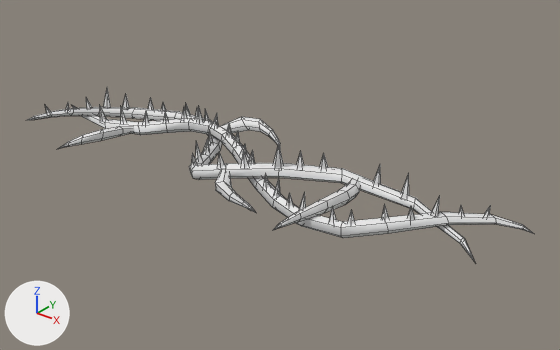
Two versions of the FBX model GGJ2023/Assets/Models/World/Pinchos.fbx, one commit apart.
The view is the same before and after, from a 50 mm lens placed at (2.34, -2.76, 1.84), pointed at (-0.03, 0.2, 0.0). Every picture has the same lights, and +X, +Y and +Z are marked at lower left. Mesh edges are drawn as thin lines. Where no turn or scale is listed for an object, it has been applied to the vertices.

In view in the first picture: 'Pinchos', 'RaicesPinchos'.
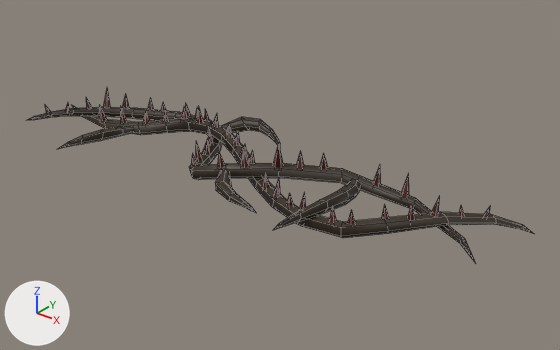
Where the change shows, as pixel boxes (x1, y1, x2, y2) in the pictures (560 x 350 px):
```json
{"object": "RaicesPinchos", "change": "recoloured", "before": [28, 106, 534, 258], "after": [28, 106, 534, 258]}
{"object": "Pinchos", "change": "recoloured", "before": [45, 87, 491, 224], "after": [45, 87, 491, 224]}
```

Scene script edits in JSON lines:
```json
{"op": "add", "block": "mat_pinchos", "code": ["mat_pinchos = principled_material('Pinchos')", "mat_pinchos.base_color = (0.0637, 0.00388, 0.0)  # dark red #470d00"]}
{"op": "add", "block": "mat_raiz_pinchos", "code": ["mat_raiz_pinchos = principled_material('Raiz_Pinchos')", "mat_raiz_pinchos.base_color = (0.0331, 0.0201, 0.00936)  # brown #332718"]}
{"block": "me_beziercurve_001", "where": "me_beziercurve_001.from_pydata(...)  # 356 vertices, 360 faces; spans x -1.78..1.3, y -0.33..0.54, z -0.04..0.14"}
{"op": "add", "block": "me_beziercurve_001", "code": "me_beziercurve_001.materials.append(mat_raiz_pinchos)  # brown #332718"}
{"block": "me_beziercurve", "where": "me_beziercurve.from_pydata(...)  # 264 vertices, 220 faces; spans x -1.67..1.11, y -0.13..0.47, z -0.01..0.27"}
{"op": "add", "block": "me_beziercurve", "code": "me_beziercurve.materials.append(mat_pinchos)  # dark red #470d00"}
```
